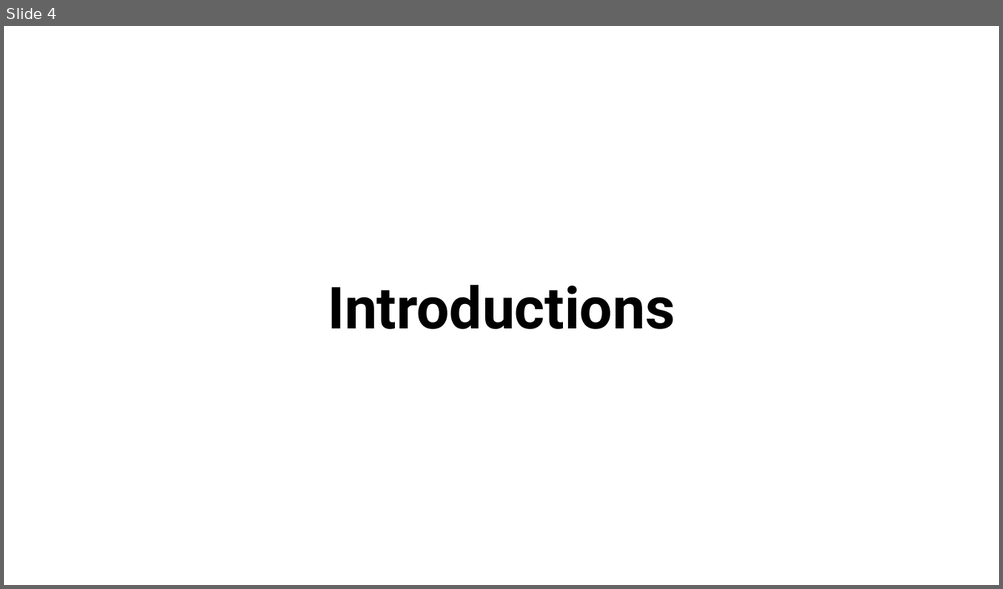
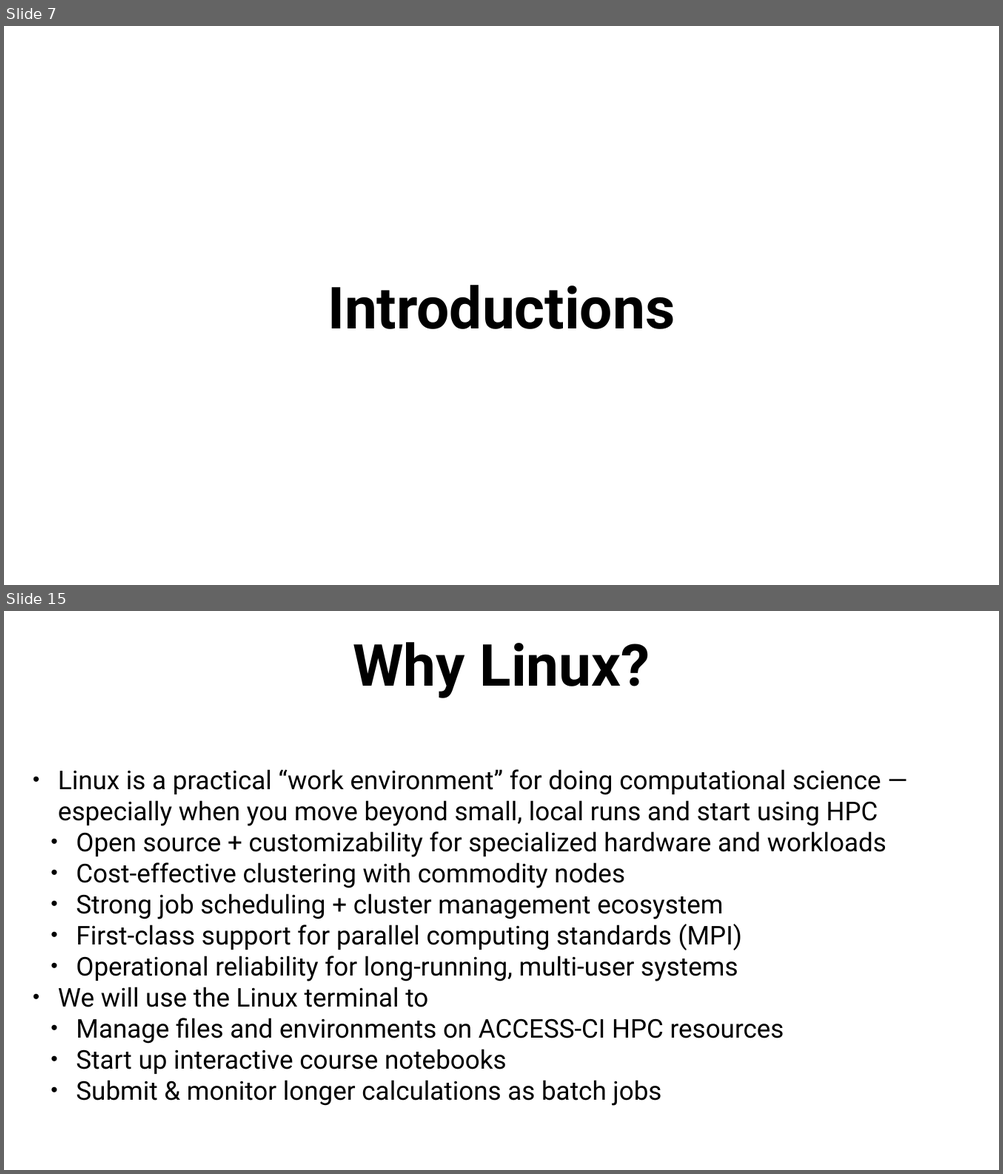
Before and after one commit to anirudhatalmale6-alt/Chem456-2026S, a slide deck: slides/0112-Introduction.pptx. Shown one above the other, each under a label of ours: slide 4 before the commit, slides 7 and 15 after it; the slides between them are not shown. The pictures are 1003x589 and 1003x1174 pixels, drawn with LibreOffice and Linux fonts; fonts in the diff are those of the drawing. Boxes give left, top, right and bottom in pixels: in the first picture for what was removed or moved away, otherwise in the second. Text is boxed around its words. In the diff, an @@ line names an element or a change of style, - is before the commit and + after.

```diff
--- a/slides/0112-Introduction.pptx
+++ b/slides/0112-Introduction.pptx
@@ slide 15 added at (4, 611, 999, 1170), background #FFFFFF @@
@@ title added at (353, 642, 650, 698), 112 pt, text #000000, bold @@
+Why Linux?
@@ text added at (58, 769, 886, 1106), 50 pt, text #000000 @@
+• Linux is a practical “work environment” for doing computational science — especially when you move beyond small, local runs and start using HPC
+  • Open source + customizability for specialized hardware and workloads
+  • Cost-effective clustering with commodity nodes
+  • Strong job scheduling + cluster management ecosystem
+  • First-class support for parallel computing standards (MPI)
+  • Operational reliability for long-running, multi-user systems
+• We will use the Linux terminal to
+  • Manage files and environments on ACCESS-CI HPC resources
+  • Start up interactive course notebooks
+  • Submit & monitor longer calculations as batch jobs
@@ what was slide 4 is now slide 7 @@
```
Also in this commit, not shown: 3 slides changed, 15 other slides added, 6 slides removed, 2 other files.
